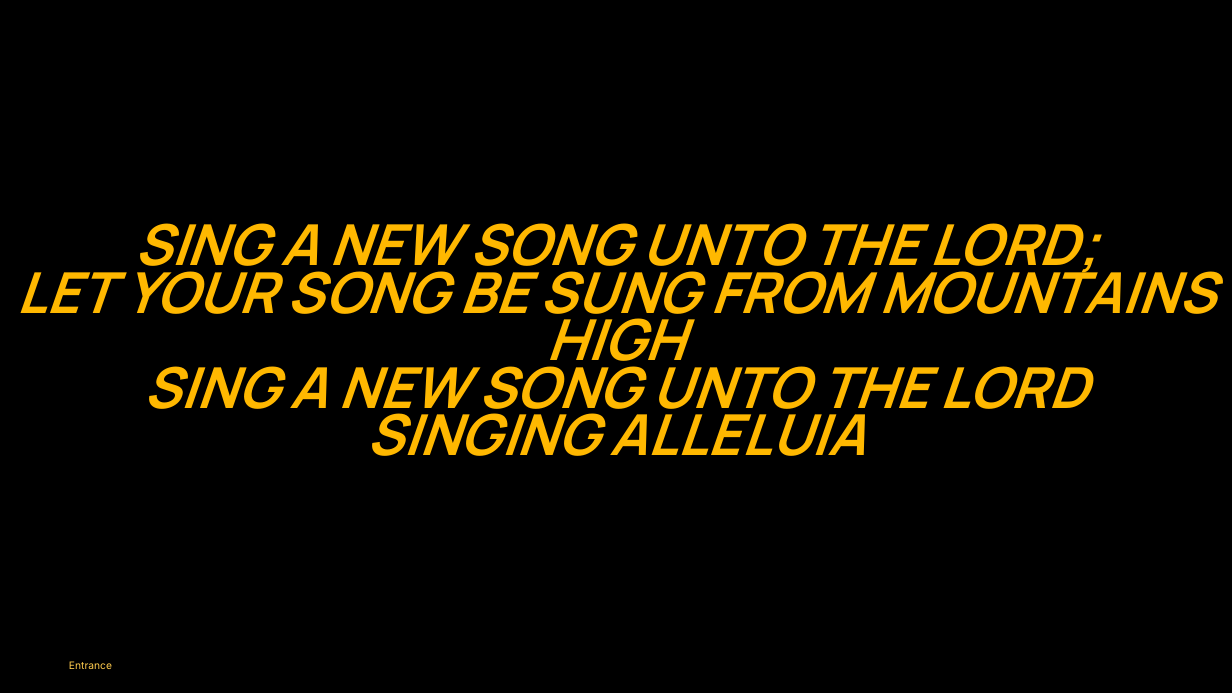
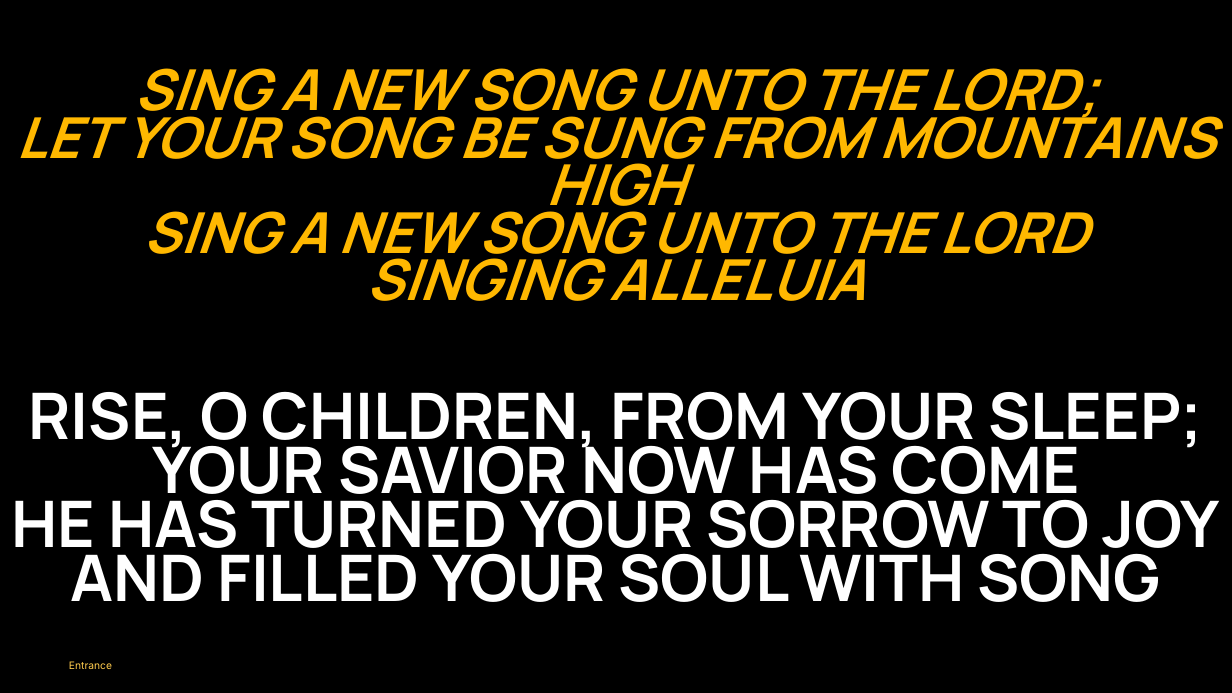
Before and after one commit to divinogabriel9/verbum, a slide deck: slide 4 of outputs/GFCC14Jun2026_11thSundayinOrdinaryTime.pptx (slide 5 before the commit). Drawn at 1232x693 pixels with LibreOffice and Linux fonts; fonts in the diff are those of the drawing. Boxes give left, top, right and bottom in pixels: in the first picture for what was removed or moved away, otherwise in the second. Text is boxed around its words. In the diff, an @@ line names an element or a change of style, - is before the commit and + after.

```diff
--- a/outputs/GFCC14Jun2026_11thSundayinOrdinaryTime.pptx
+++ b/outputs/GFCC14Jun2026_11thSundayinOrdinaryTime.pptx
@@ text "SING A NEW SONG UNTO ...": place and size @@
-text "SING A NEW SONG UNTO ..." at <box>16,223,1215,456</box>
+text "SING A NEW SONG UNTO ..." at <box>16,68,1215,301</box>
@@ text added at <box>12,392,1220,602</box>, 75 pt, text #FFFFFF, bold @@
+RISE, O CHILDREN, FROM YOUR SLEEP;
+YOUR SAVIOR NOW HAS COME
+HE HAS TURNED YOUR SORROW TO JOY
+AND FILLED YOUR SOUL WITH SONG
```
Also in this commit, not shown: 11 other slides changed, 1 slide added, 12 slides removed, 28 other files.
